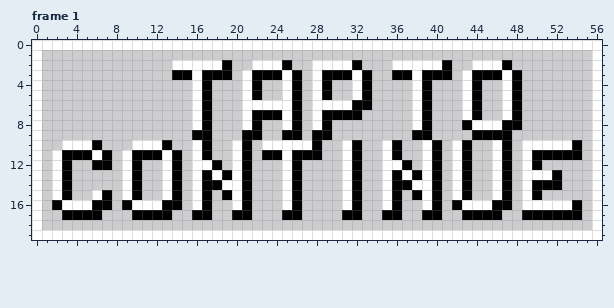
Pixel-art file -- src/UI/Controls/ContinueButton/continue-button.aseprite. The picture above is the old version.
57x20 pixels, 1 frame. Shown: frame 1. The commit also changed other frames, which this record leaves out.
The result:
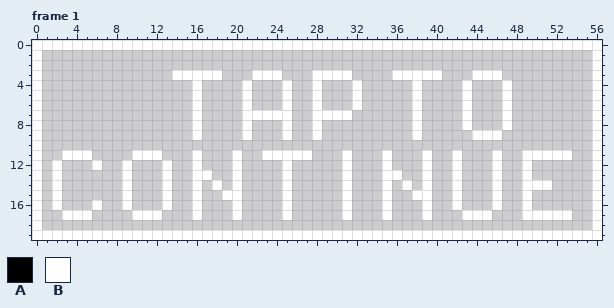
Palette (. is transparent): A #000000  B #ffffff
The author wrote: Fixed the story intro scene. Just need to fill text in one more dialog
The exact change:
Frame 1, layer "text":
y 2: x 14..19 BBBBBA -> ......; x 22..25 BBBA -> ....; x 28..32 BBBBA -> .....; x 36..41 BBBBBA -> ......; x 44..47 BBBA -> ....
y 3: x 14..15 AA -> BB; x 17..19 AAA -> BB.; x 21..26 BAAABA -> .BBB..; x 29..33 AAABA -> BBB..; x 36..37 AA -> BB; x 39..41 AAA -> BB.; x 43..48 BAAABA -> .BBB..
y 4..5: x 17 A -> .; x 22 A -> .; x 26 A -> .; x 29 A -> .; x 33 A -> .; x 39 A -> .; x 44 A -> .; x 48 A -> .
y 6: x 17 A -> .; x 22..24 BBB -> ...; x 26 A -> .; x 29..33 BBBAA -> ...B.; x 39 A -> .; x 44 A -> .; x 48 A -> .
y 7: x 17 A -> .; x 22..24 AAA -> BBB; x 26 A -> .; x 29..32 AAAA -> BBB.; x 39 A -> .; x 44 A -> .; x 48 A -> .
y 8: x 17 A -> .; x 22 A -> .; x 26 A -> .; x 29 A -> .; x 39 A -> .; x 43..48 ABBBAA -> B...B.
y 9: x 16..17 AA -> B.; x 21..22 AA -> B.; x 25..26 AA -> B.; x 28..29 AA -> B.; x 38..39 AA -> B.; x 44..47 AAAA -> BBB.
y 10: x 3..6 BBBA -> ....; x 10..13 BBBA -> ....; x 16..17 BA -> ..; x 20..21 BA -> ..; x 23..28 BBBBBA -> ......; x 31..32 BA -> ..; x 35..36 BA -> ..; x 39..40 BA -> ..; x 42..43 BA -> ..; x 46..47 BA -> ..; x 49..54 BBBBBA -> ......
y 11: x 2..7 BAAABA -> .BBB..; x 9..14 BAAABA -> .BBB..; x 17 A -> .; x 21 A -> .; x 23..24 AA -> BB; x 26..28 AAA -> BB.; x 32 A -> .; x 36 A -> .; x 40 A -> .; x 43 A -> .; x 47 A -> .; x 50..54 AAAAA -> BBBB.
y 12: x 3 A -> .; x 6..7 AA -> B.; x 10 A -> .; x 14 A -> .; x 17..18 BA -> ..; x 21 A -> .; x 26 A -> .; x 32 A -> .; x 36..37 BA -> ..; x 40 A -> .; x 43 A -> .; x 47 A -> .; x 50 A -> .
y 13: x 3 A -> .; x 10 A -> .; x 14 A -> .; x 17..19 ABA -> B..; x 21 A -> .; x 26 A -> .; x 32 A -> .; x 36..38 ABA -> B..; x 40 A -> .; x 43 A -> .; x 47 A -> .; x 50..52 BBA -> ...
y 14: x 3 A -> .; x 10 A -> .; x 14 A -> .; x 17..19 AAB -> .B.; x 21 A -> .; x 26 A -> .; x 32 A -> .; x 36..38 AAB -> .B.; x 40 A -> .; x 43 A -> .; x 47 A -> .; x 50..52 AAA -> BB.
y 15: x 3 A -> .; x 6..7 BA -> ..; x 10 A -> .; x 14 A -> .; x 17 A -> .; x 19 A -> B; x 21 A -> .; x 26 A -> .; x 32 A -> .; x 36 A -> .; x 38 A -> B; x 40 A -> .; x 43 A -> .; x 47 A -> .; x 50 A -> .
y 16: x 2..7 ABBBAA -> B...B.; x 9..14 ABBBAA -> B...B.; x 17 A -> .; x 21 A -> .; x 26 A -> .; x 32 A -> .; x 36 A -> .; x 40 A -> .; x 42..47 ABBBAA -> B...B.; x 50..54 BBBBA -> .....
y 17: x 3..6 AAAA -> BBB.; x 10..13 AAAA -> BBB.; x 16..17 AA -> B.; x 20..21 AA -> B.; x 25..26 AA -> B.; x 31..32 AA -> B.; x 35..36 AA -> B.; x 39..40 AA -> B.; x 43..46 AAAA -> BBB.; x 49..54 AAAAAA -> BBBBB.
Where, in picture pixels (left, top, right, bottom), the same in both pictures:
changed: (52, 60, 582, 220)
